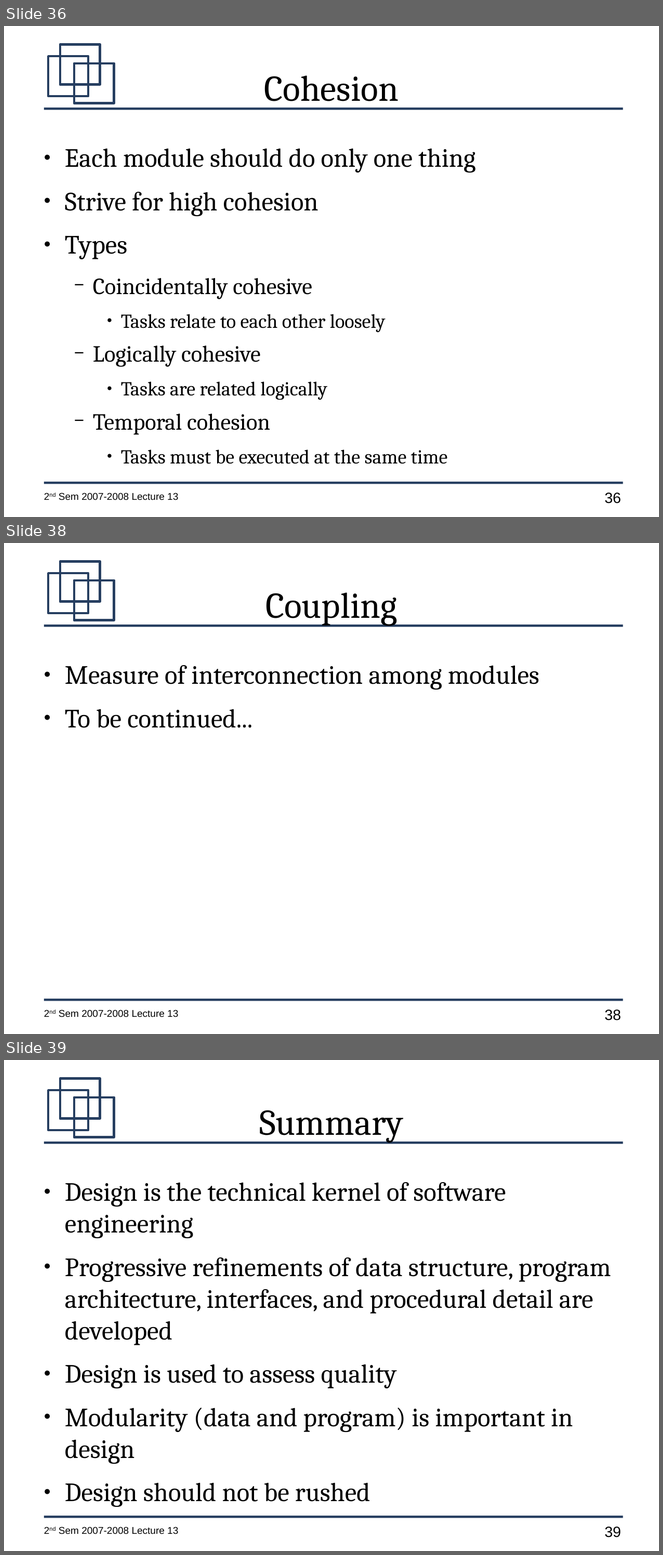
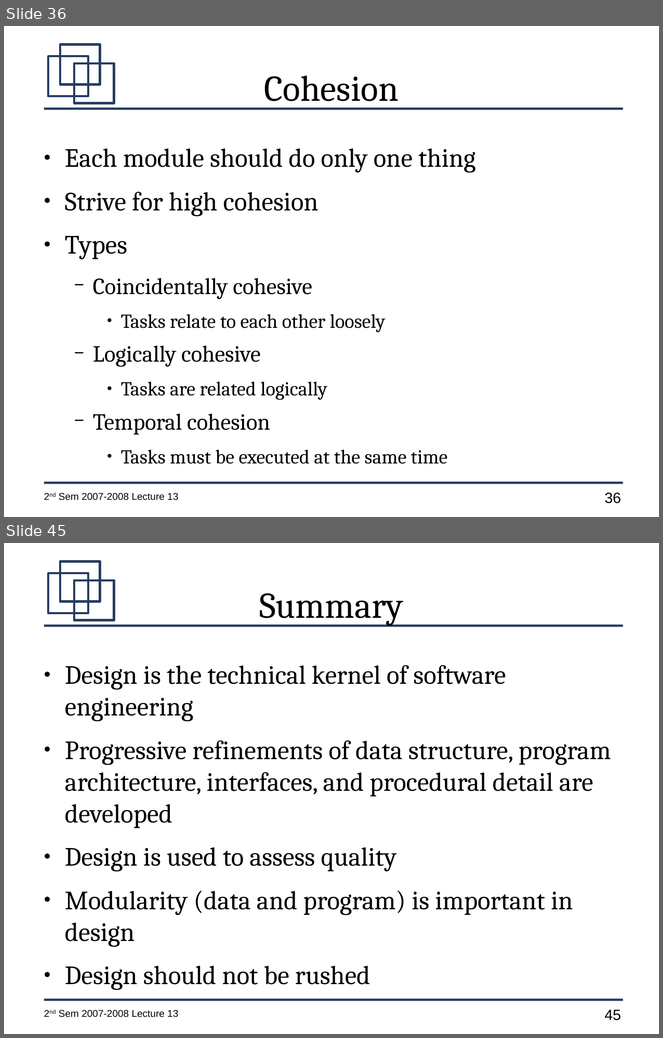
Before and after one commit to jachermocilla/jach-homepage, a slide deck: CMSC128-2nd-Sem-2007-L13.odp. Shown one above the other, each under a label of ours: slides 36, 38 and 39 before the commit, slides 36 and 45 after it; the slides between them are not shown. The pictures are 663x1555 and 663x1038 pixels, drawn with LibreOffice and Linux fonts; fonts in the diff are those of the drawing. Boxes give left, top, right and bottom in pixels: in the first picture for what was removed or moved away, otherwise in the second. Text is boxed around its words. In the diff, an @@ line names an element or a change of style, - is before the commit and + after.

```diff
--- a/CMSC128-2nd-Sem-2007-L13.odp
+++ b/CMSC128-2nd-Sem-2007-L13.odp
@@ slide 38 removed at box(4, 543, 659, 1034), background #FFFFFF; not listed: 7 template elements that a slide beside it also shows @@
@@ title removed at box(266, 592, 398, 626) @@
-Coupling
@@ text removed at box(65, 665, 540, 728) @@
-● Measure of interconnection among modules
-● To be continued...
@@ what was slide 39 is now slide 45 @@
@@ page number at box(605, 1010, 621, 1021): text changed @@
-39
+45
```
Also in this commit, not shown: 1 slide changed, 7 slides added.
